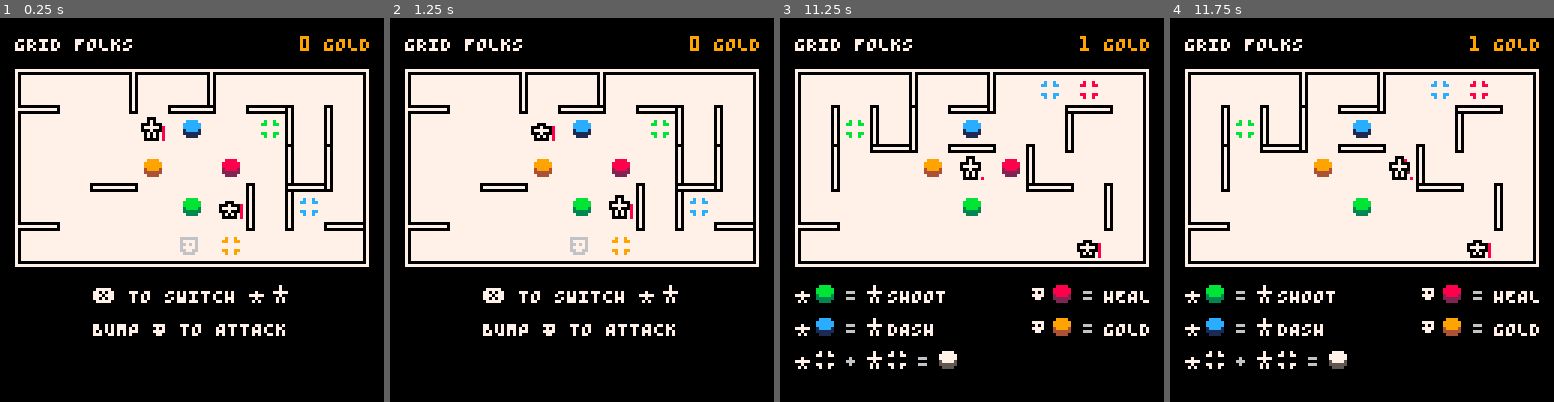
Above: before the commit, frames 1-4 (left to right).
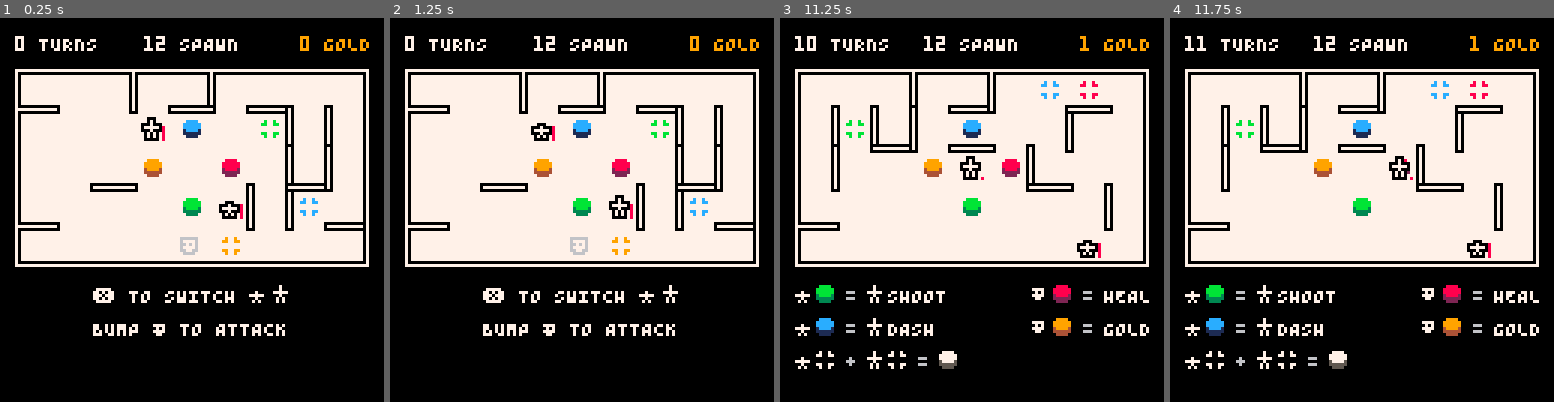
Above: after the commit, the same moments.

Repository: taylordolan/grid-folks
Game: PICO-8 cartridge grid_folks.p8
Two runs of this game, one before a commit and one after it. Both use one fixed random seed, a clock stepped at 60 frames per second and the inputs below.
Inputs:
- Up to frame 1 (0.25 s): no input
- Up to frame 2 (1.25 s): tap O (Z key) at 0.33, 0.7 s; tap X (X key) at 1.07 s
- Up to frame 3 (11.25 s): tap O (Z key) at 1.43, 2.22, 3.1, 3.98, 4.87, 5.75, 6.63, 7.52, 8.4, 9.28, 10.17, 11.05 s; hold Left 1.97-2.37 s; tap X (X key) every 0.33 s from 2.07 to 11.07 s; hold Down 2.42-2.82 s; hold Right 2.87-3.53 s; hold Up 3.58-4.08 s; hold Right 4.13-4.53 s; hold Down 4.58-5.08 s; hold Left 5.13-5.8 s; hold Up 5.85-6.18 s; hold Left 6.23-6.63 s; hold Down 6.68-7.08 s; hold Right 7.13-7.8 s; hold Up 7.85-8.35 s; hold Right 8.4-8.8 s; hold Down 8.85-9.35 s; hold Left 9.4-10.07 s; hold Up 10.12-10.45 s; hold Left 10.5-10.9 s; hold Down from 10.95 s (still down)
- Up to frame 4 (11.75 s): release Down at 11.35 s; tap X (X key) at 11.4, 11.73 s; hold Right from 11.4 s (still down)

The runs differ from the first frame. In frame 1, 0.7% of the frame differs, in the area x 3-62%, y 4-9%; in frame 2, 0.7%; in frame 3, 0.8%; in frame 4, 0.8%.

Commit message:
add debug mode

Diff:
--- a/grid_folks.p8
+++ b/grid_folks.p8
@@ -82,6 +82,7 @@
   hero_a_active = true
   has_switched = false
   has_killed = false
+  debug = true
 
   -- lists of things
   heroes = {}
@@ -128,7 +129,7 @@
   spawn_modifier = initial_spawn_rate + flr(sqrt(spawn_base))
 
   -- start the music!
-  music(sounds.music)
+  -- music(sounds.music)
 end
 
 function get_spawn_rate()
@@ -301,7 +302,13 @@
   function draw_score()
     local text = score.. " gold"
     print(smallcaps(text), 128 - padding_left + ceil(margin / 2) - (#text * 4) + 1, 06, 09)
-    print(smallcaps("grid folks"), padding_left - ceil(margin / 2), 06, 07)
+    if not debug then
+      print(smallcaps("grid folks"), padding_left - ceil(margin / 2), 06, 07)
+    else
+      local spawn_rate = get_spawn_rate()
+      print(smallcaps(turns.. " turns "), padding_left - ceil(margin / 2), 06, 07)
+      print(smallcaps(spawn_rate.. " spawn"), 48, 06, 07)
+    end
   end
 
   function draw_instructions()
@@ -1174,8 +1181,10 @@
     del(pads, next)
   end
 
-  -- if there are only two spaces left, deploy exits
-  if #buttons == rows * cols - 2 then
+  -- if there are only 5 spaces left, deploy exits
+  -- right now I'm thinking it has to be 5 because otherwise pads get spawned below heroes
+  -- but I should probably do something to make this more elegant.
+  if #buttons == rows * cols - 5 then
     for i = 1, 2 do
       local exit_pad = {
         type = "exit",
